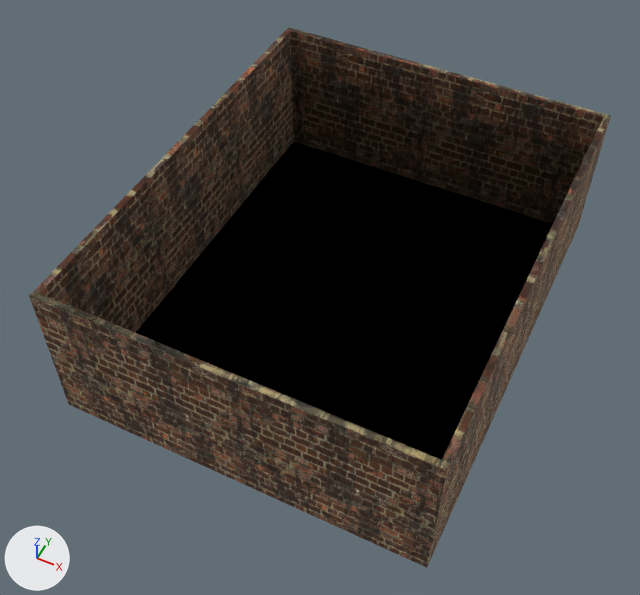
A saved change to the OBJ model App/assets/models/Room/EV_Room01.obj.
One viewpoint serves both versions: a camera (50 mm lens) standing at (562.0, -1259.0, 1578.0) and looking at (-24.0, -86.0, 112.0). Every picture has the same lights, and +X, +Y and +Z are marked at lower left. Where no turn or scale is listed for an object, it has been applied to the vertices. Vertices at the same position are counted once.

Names of what the first picture shows: 'EV_Room01'.
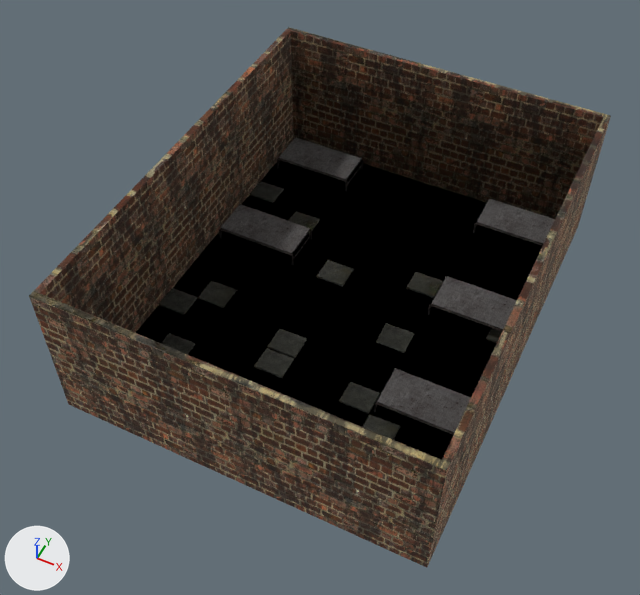
Where the change shows, as pixel boxes [x1, y1, x2, y2] in the pictures (640 x 595 px):
part 1 of me_ev_room01, added: after [339, 272, 517, 440]
part 2 of me_ev_room01, added (black): after [159, 137, 363, 354]
part 3 of me_ev_room01, added: after [473, 199, 555, 246]
part 4 of me_ev_room01, added (black): after [254, 328, 307, 378]

The change, as a diff of the scene's bpy script:
```diff
--- a/App/assets/models/Room/EV_Room01.obj.py
+++ b/App/assets/models/Room/EV_Room01.obj.py
@@ img_t_ev_door01_d_png @@
+img_t_ev_door01_d_png = load_image('T_EV_Door01_D.png', 'T_EV_Door01_D.png', 512, 512, 'sRGB')
@@ img_t_ev_bed01_d_png @@
+img_t_ev_bed01_d_png = load_image('T_EV_Bed01_D.png', 'T_EV_Bed01_D.png', 512, 512, 'sRGB')
@@ mat_t_ev_door01sg @@
+mat_t_ev_door01sg = principled_material('T_EV_Door01SG')
+mat_t_ev_door01sg.texture = img_t_ev_door01_d_png
+mat_t_ev_door01sg.metallic = 1.0
+mat_t_ev_door01sg.roughness = 1.0
@@ mat_t_ev_bed01sg @@
+mat_t_ev_bed01sg = principled_material('T_EV_Bed01SG')
+mat_t_ev_bed01sg.texture = img_t_ev_bed01_d_png
+mat_t_ev_bed01sg.metallic = 1.0
+mat_t_ev_bed01sg.roughness = 1.0
@@ me_ev_room01 @@
 # used by ob_ev_room01; location = (0.0, 0.0, 0.0)
-me_ev_room01.from_pydata(...)  # 16 vertices, 17 faces; spans x -414.0..414.0, y -514.0..514.0, z 0.0..350.0
+me_ev_room01.from_pydata(...)  # 2121 vertices, 1666 faces; spans x -414.0..414.0, y -514.0..514.0, z -7.0..350.0
+# me_ev_room01 part 1: 925 vertices added at x -399.0..399.0, y -512.0..184.0, z -7.0..220.0
+# me_ev_room01 part 2: 784 vertices added at x -399.0..-36.0, y -311.0..492.0, z -6.0..38.0
+# me_ev_room01 part 3: 380 vertices added at x 181.0..400.0, y 375.0..499.0, z -6.0..38.0
+# me_ev_room01 part 4: 16 vertices added at x -108.0..-37.0, y -248.0..-126.0, z -6.0..6.0
+# me_ev_room01 part 5: the surface is now shaded smooth
 me_ev_room01.materials.append(mat_t_ev_floor01sg)
 me_ev_room01.materials.append(mat_lambert2sg)
+me_ev_room01.materials.append(mat_t_ev_bed01sg)  # picture img_t_ev_bed01_d_png
+me_ev_room01.materials.append(mat_t_ev_door01sg)  # picture img_t_ev_door01_d_png
```
